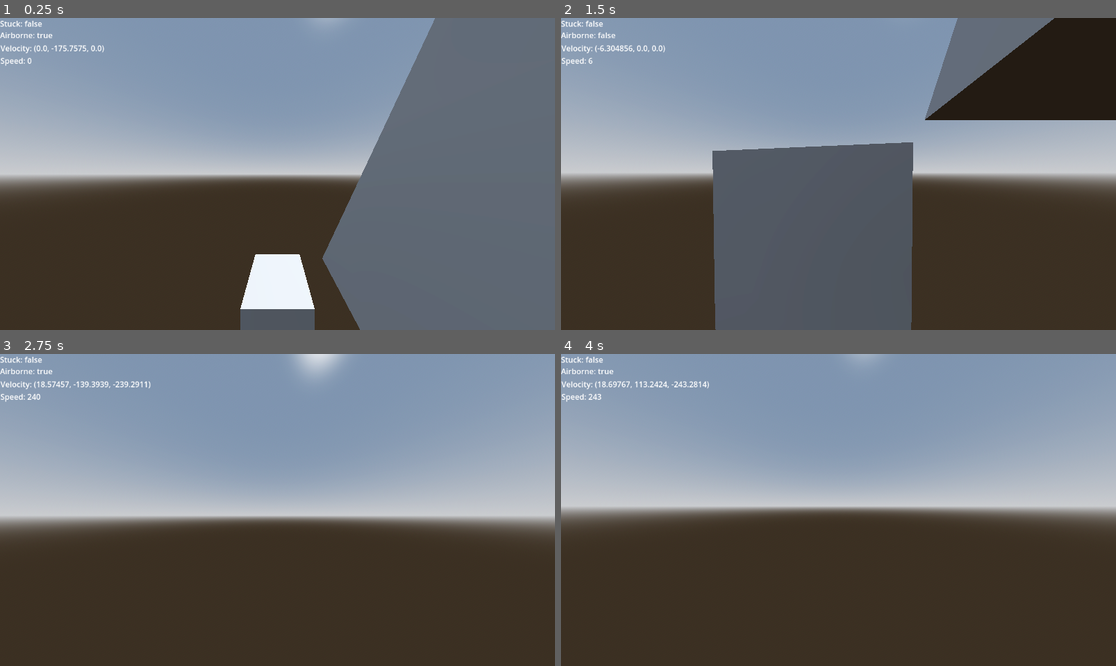
Above: before the commit, frames 1-4 (two rows, left to right).
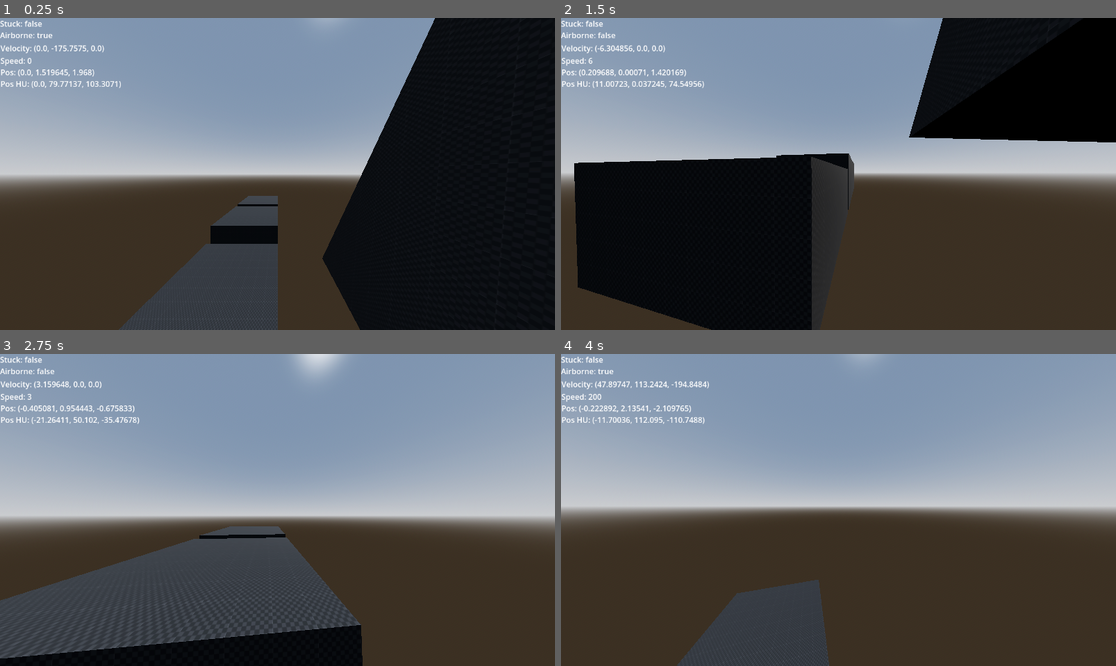
Above: after the commit, the same moments.

Repository: GibberishDev/GodSource
Game: Godot game, scene res://debug_scene_delete_later.tscn
Same seed, same stepped clock (60 frames per second), same inputs: the game is played once before the commit and once after it. This scene is started directly instead of the project's main scene.
Inputs (mouse positions are in pixels of both pictures, inside the frame that each line leads up to):
- Up to frame 1 (0.25 s): no input
- Up to frame 2 (1.5 s): tap Enter at 0.5 s; move the mouse to (866, 174) at 0.52 s; hold Ctrl (crouch) 0.53-1.28 s; hold W (forward) from 0.53 s (still down); click (866, 174) at 0.67 s; tap Space (jump) at 0.77, 0.8, 1.07, 1.35 s; move the mouse to (810, 174) at 1.27 s
- Up to frame 3 (2.75 s): keep holding W (forward); tap Space (jump) at 1.52, 1.82, 2.3 s; tap Ctrl (crouch) at 1.55 s; move the mouse to (288, 503) at 2.02 s; hold Ctrl (crouch) from 2.03 s (still down)
- Up to frame 4 (4 s): keep holding W (forward); move the mouse to (832, 516) at 2.77 s; release Ctrl (crouch) at 2.78 s; tap T at 2.85 s; click (832, 516) at 2.92 s; tap Space (jump) at 3.02, 3.32, 3.77, 3.8 s; tap Ctrl (crouch) at 3.05 s; move the mouse to (877, 513) at 3.52 s; tap Y at 3.6 s

The runs differ from the first frame. In frame 1, 42% of the frame differs, in the area x 0-100%, y 0-100%; in frame 2, 46%; in frame 3, 22%; in frame 4, 5.6%.

Commit message:
Temporarely add Kenney dev textures Fix Bugged behavior of step_up and _down logic Refactor part of  player movement code Edit debug map

Diff:
--- a/debug_scene_delete_later.tscn
+++ b/debug_scene_delete_later.tscn
@@ -1,6 +1,8 @@
-[gd_scene load_steps=10 format=3 uid="uid://cag0ewqn75o7y"]
+[gd_scene load_steps=16 format=3 uid="uid://cag0ewqn75o7y"]
 
 [ext_resource type="PackedScene" uid="uid://cjcvs4n5ja40x" path="res://lib/classes/gs_player.tscn" id="1_0qie4"]
+[ext_resource type="Material" uid="uid://baq6ydbvtsxfl" path="res://src/tests/black_checkerbaord_material.tres" id="2_gbv3d"]
+[ext_resource type="PackedScene" uid="uid://bi86818wi0ajw" path="res://untracked/test_map.blend" id="2_nwtsw"]
 
 [sub_resource type="ProceduralSkyMaterial" id="ProceduralSkyMaterial_0qie4"]
 sky_horizon_color = Color(0.662243, 0.671743, 0.686743, 1)
@@ -18,8 +20,22 @@
 [sub_resource type="WorldBoundaryShape3D" id="WorldBoundaryShape3D_0qie4"]
 
 [sub_resource type="BoxShape3D" id="BoxShape3D_0qie4"]
+size = Vector3(1.905, 0.953, 1.905)
 
 [sub_resource type="BoxMesh" id="BoxMesh_nwtsw"]
+size = Vector3(1.905, 0.953, 1.905)
+
+[sub_resource type="BoxShape3D" id="BoxShape3D_gbv3d"]
+size = Vector3(1.905, 1.334, 1.905)
+
+[sub_resource type="BoxMesh" id="BoxMesh_c1pod"]
+size = Vector3(1.905, 1.334, 1.905)
+
+[sub_resource type="BoxShape3D" id="BoxShape3D_c1pod"]
+size = Vector3(1.905, 1.372, 1.905)
+
+[sub_resource type="BoxMesh" id="BoxMesh_e4n7c"]
+size = Vector3(1.905, 1.372, 1.905)
 
 [sub_resource type="GDScript" id="GDScript_0qie4"]
 script/source = "extends Control
@@ -33,6 +49,8 @@
 	get_node(\"is_airborne\").text = \"Airborne: \" + str(player.is_airborne)
 	get_node(\"velocity\").text = \"Velocity: \" + str(player.velocity * 100 / 1.905)
 	get_node(\"speed\").text = \"Speed: \" + str(int(Vector2(player.velocity.x, player.velocity.z).length() * 100 / 1.905))
+	get_node(\"position\").text = \"Pos: \" + str(player.global_position)
+	get_node(\"positionHU\").text = \"Pos HU: \" + str(player.global_position * 100 / 1.905)
 
 "
 
@@ -69,14 +87,37 @@
 shape = SubResource("WorldBoundaryShape3D_0qie4")
 
 [node name="box" type="StaticBody3D" parent="."]
-transform = Transform3D(1, 0, 0, 0, 1, 0, 0, 0, 1, 0, 0.5, 0)
+transform = Transform3D(1, 0, 0, 0, 1, 0, 0, 0, 1, -0.95000035, 0.477, 0)
 metadata/_edit_group_ = true
 
 [node name="CollisionShape3D" type="CollisionShape3D" parent="box"]
 shape = SubResource("BoxShape3D_0qie4")
 
 [node name="MeshInstance3D" type="MeshInstance3D" parent="box"]
+material_override = ExtResource("2_gbv3d")
 mesh = SubResource("BoxMesh_nwtsw")
+
+[node name="box2" type="StaticBody3D" parent="."]
+transform = Transform3D(1, 0, 0, 0, 1, 0, 0, 0, 1, -0.95, 0.667, -2.096)
+metadata/_edit_group_ = true
+
+[node name="CollisionShape3D" type="CollisionShape3D" parent="box2"]
+shape = SubResource("BoxShape3D_gbv3d")
+
+[node name="MeshInstance3D" type="MeshInstance3D" parent="box2"]
+material_override = ExtResource("2_gbv3d")
+mesh = SubResource("BoxMesh_c1pod")
+
+[node name="box3" type="StaticBody3D" parent="."]
+transform = Transform3D(1, 0, 0, 0, 1, 0, 0, 0, 1, -0.95, 0.686, -4.192)
+metadata/_edit_group_ = true
+
+[node name="CollisionShape3D" type="CollisionShape3D" parent="box3"]
+shape = SubResource("BoxShape3D_c1pod")
+
+[node name="MeshInstance3D" type="MeshInstance3D" parent="box3"]
+material_override = ExtResource("2_gbv3d")
+mesh = SubResource("BoxMesh_e4n7c")
 
 [node name="debug_hud" type="Control" parent="."]
 layout_mode = 3
@@ -116,10 +157,27 @@
 offset_bottom = 100.0
 text = "player is crouched: "
 
+[node name="position" type="Label" parent="debug_hud"]
+layout_mode = 0
+offset_left = 1.0
+offset_top = 101.0
+offset_right = 151.0
+offset_bottom = 124.0
+text = "pos:"
+
+[node name="positionHU" type="Label" parent="debug_hud"]
+layout_mode = 0
+offset_left = 1.0
+offset_top = 125.0
+offset_right = 151.0
+offset_bottom = 148.0
+text = "pos HU: "
+
 [node name="Path3D" type="Path3D" parent="."]
 curve = SubResource("Curve3D_0qie4")
 
 [node name="CSGPolygon3D" type="CSGPolygon3D" parent="."]
+material_override = ExtResource("2_gbv3d")
 use_collision = true
 collision_mask = 2
 polygon = PackedVector2Array(0, 0, 3, 0, 1.5, 3)
@@ -137,7 +195,19 @@
 
 [node name="stair" type="CSGPolygon3D" parent="."]
 transform = Transform3D(1, 0, 0, 0, 1, 0, 0, 0, 1, 0, 0, 8.772794)
+material_override = ExtResource("2_gbv3d")
 use_collision = true
 collision_mask = 2
-polygon = PackedVector2Array(0, 0, 0, 0.2, 0.2, 0.2, 0.2, 0.4, 0.4, 0.4, 0.4, 0.6, 0.6, 0.6, 0.6, 0.8, 0.8, 0.8, 0.8, 1, 1, 1, 1, 0)
+polygon = PackedVector2Array(0, 0, 0, 0.343, 0.572, 0.343, 0.572, 0.686, 1.144, 0.686, 1.144, 1.029, 1.716, 1.029, 1.716, 1.372, 2.288, 1.372, 2.288, 1.715, 2.86, 1.715, 2.86, 0)
 depth = 2.95
+
+[node name="stair2" type="CSGPolygon3D" parent="."]
+transform = Transform3D(0.778085, 0, -0.62815905, 0, 1, 0, 0.62815905, 0, 0.778085, 0, 0, 14.513131)
+material_override = ExtResource("2_gbv3d")
+use_collision = true
+collision_mask = 2
+polygon = PackedVector2Array(0, 0, 0, 0.343, 0.572, 0.343, 0.572, 0.686, 1.144, 0.686, 1.144, 1.029, 1.716, 1.029, 1.716, 1.372, 2.288, 1.372, 2.288, 1.715, 2.86, 1.715, 2.86, 0)
+depth = 2.95
+
+[node name="test_map" parent="." instance=ExtResource("2_nwtsw")]
+transform = Transform3D(1, 0, 0, 0, 1, 0, 0, 0, 1, -33.976, 0, 7.927)
--- a/lib/classes/gs_player.gd
+++ b/lib/classes/gs_player.gd
@@ -1,13 +1,13 @@
 class_name GodsourcePlayerMovement3D
 extends CharacterBody3D
 
-## Class description TBD
+## This is a dedicated Godsource player movement script. This script implements a bunch of movement techniques present in Source engine. Most of them stem from bugged behaviour or coding oversights that are brought all the way from original quake and doom engines
 
 #region variables
 
 #region server defined variables #TODO: move to server script later
-## Maximum walking speed base value. 300 hu/s is team fortres 2 default
-var maximum_walking_speed_base : float = 300 * 1.905 / 100
+## Maximum walking speed base value. 320 hu/s is team fortres 2 default
+var maximum_walking_speed_base : float = 320 * 1.905 / 100
 ## Amount of velocity enitity can have. Any more is capped to this value
 var maximum_velocity_cap : float = 3500 * 1.905 / 100 #TODO: move maximum velocity to server settings
 ## Global multiplier of surface friction used in [method GodsourcePlayerMovement3D.apply_friction] method
@@ -206,7 +206,7 @@
 			apply_friction(delta)
 		#step 8: accelerate
 		accelerate(delta)
-		if is_on_floor():
+		if is_on_floor() and (velocity * Vector3(1,0,1)).length() > max_ground_speed*1.1:
 			clip_velocity(get_floor_normal())
 		elif is_on_wall_only():
 			clip_velocity(get_wall_normal())
@@ -370,7 +370,7 @@
 #---
 # Writing this in full cause im going insane...
 # Character crouching is way more complex in source engine as it actually takes time for character to crouch or uncrouch
-# If player wishes to crouch there are sseveral checks done.
+# If player wishes to crouch there are several checks done.
 #	Check for state from last frame: if player changed their mind since last frame
 #	Check if player wishes to crouch or uncrouch
 #	Check if player is fully crouched already or is in process of uncrouching or uncrouching
@@ -430,7 +430,6 @@
 	is_uncrouching_animation = false
 	is_crouched = true
 
-
 func uncrouch() -> void:
 	queue_uncrouch = false
 	crouch_timer.stop()
@@ -458,7 +457,6 @@
 	uncrouch_timer.start()
 	$CameraAnchor.save_start_smoothing_position()
 	$CameraAnchor.position.y = 68 * 1.905 / 100
-
 
 func try_uncrouch() -> void:
 	var check_offset : float = (standart_hull_size.y - (standart_hull_size.y - crouch_hull_size.y)) / 2.0
@@ -474,6 +472,7 @@
 		crouch_check_collider.force_shapecast_update()
 		if !crouch_check_collider.is_colliding():
 			uncrouch()
+
 #endregion
 
 #region jumping
@@ -569,7 +568,6 @@
 	var adjust: float = velocity.dot(surface_normal)
 	if adjust < 0.0:
 		velocity -= surface_normal * adjust
-
 
 func air_move(delta: float) -> void:
 	var wish_vel : Vector3 = Vector3(wish_direction.x, 0, wish_direction.y).normalized().rotated(Vector3.UP, get_view_rotations().y)
@@ -673,13 +671,14 @@
 # and turns our sidden elevation changes and movement shooters do not mix well. use ramps instead where possible
 # But without step up and down logic player will stub their toes on the smallest edges possible and get stopped. No bueno
 
-## [b][u]PURPOSE[/u][/b]:[br] Method executed in [method _ready]. Sets up transforms of step up raycast and stepdown shapecast
+## [b][u]PURPOSE[/u][/b]:
+## [br] Method executed in [method _ready]. Sets up transforms of step up raycast and stepdown shapecast
 func setup_casts_step_check() -> void:
 	# making step down ShapeCast3D same size as player hull and height of max step up length
 	$step_down_shape_cast.shape.size = Vector3(standart_hull_size.x, max_step_up + 0.1, standart_hull_size.z)
 
 	# positioning step down ShapeCast3D at the bottom of player hull
-	$step_down_shape_cast.position = Vector3(0, (max_step_up + 0.1)/ -2, 0)
+	$step_down_shape_cast.position = Vector3(0, (max_step_up + 0.1)/ -2 - 0.01, 0)
 
 	# making step up RayCast3d length be max step up length
 	$step_up_ray_cast.target_position.y = -(max_step_up + 0.1)
@@ -690,44 +689,41 @@
 	# testing if surface angle is more than max walkable surface angle
 	return surface_normal.angle_to(Vector3.UP) > floor_max_angle
 
-
-## [b][u]PURPOSE[/u][/b]:[br] Perfoms a test motion of [CharacterBody3D] with [method PhysicsServer3D.body_test_motion][br]
-## [b][u]ARGS[/u][/b]:[br] from - [Transform3D] - original body transform[br] motion - [Vector3] - test motion destination[br] result - [PhysicsTestMotionResult3D] - [color=gold]NULLABLE[/color] - Describes the motion and collision result[br]
-## [b][u]RETURN[/u][/b]:[br] [bool] - returns if motion was successful
+## [b][u]PURPOSE[/u][/b]:
+## [br] Perfoms a test motion of [CharacterBody3D] with [method PhysicsServer3D.body_test_motion][br]
+## [b][u]ARGS[/u][/b]:
+## [br] from - original body transform
+## [br] motion - test motion destination
+## [br] result - [color=gold]NULLABLE[/color] - Describes the motion and collision result. If result is provided you can use it to get details about the collision test. See [PhysicsTestMotionResult3D][br]
+## [b][u]RETURN[/u][/b]: [br]returns if motion was successful
 func test_motion(from: Transform3D, motion: Vector3, result: PhysicsTestMotionResult3D = null) -> bool:
-	# if result is null instance new one
-	if !result:
-		result = PhysicsTestMotionResult3D.new()
-
-	# instance new physcs motion parameters
+	# if result is null, instance new one
+	if !result: result = PhysicsTestMotionResult3D.new()
+	# instance new physics motion parameters
 	var parameters: PhysicsTestMotionParameters3D = PhysicsTestMotionParameters3D.new()
-
-	# define motion in prams
+	# define motion in parameters
 	parameters.from = from
 	parameters.motion = motion
-
-	# test motion
+	# test and return motion
 	return PhysicsServer3D.body_test_motion(get_rid(), parameters , result)
 
-## [b][u]PURPOSE[/u][/b]:[br] Snaps player to ground upon walking off ledges shorter than max step up length
+## [b][u]PURPOSE[/u][/b]:
+## [br] Snaps player to ground upon walking off ledges shorter than max step up length to avoid slipping off stairs or setting player airborne for no reason
 func step_down_check() -> void:
 	# reset state of stepping down
 	var stepped_down: bool = false
 	# determine if player was on floor in last frame or current frame
 	var was_on_floor_last_frame: bool = (Engine.get_physics_frames() - last_floored_frame <= 2)
-	# see if ground below is close enough and wlkable to be stepped down
+	# see if ground below is close enough
 	var is_ground_below: bool = ($step_down_shape_cast.is_colliding())
-
 	# if airborne and was grounded last frame and intending to jump: true -> step down , false -> update last frame grounded
-	if is_airborne and (stepped_down or was_on_floor_last_frame) and !wish_jump and velocity.y < 0:
+	if is_airborne and (stepped_down or was_on_floor_last_frame) and !wish_jump and velocity.y <= 0:
 		# create new physics server test object
 		var motion_test_result: PhysicsTestMotionResult3D = PhysicsTestMotionResult3D.new()
-
 		# ask physics server testmotion if player can conplete step down movement and if there is ground to step down to
-		if test_motion(global_transform, Vector3(0, -max_step_up, 0), motion_test_result) and is_ground_below:
+		if test_motion(global_transform, Vector3(0, -max_step_up - 0.01, 0), motion_test_result) and is_ground_below:
 			# call camera smoothing method from [PlayerCameraComponent]
 			$CameraAnchor.save_start_smoothing_position()
-
 			# get travel distance from motion test
 			var translate_y: float = motion_test_result.get_travel().y
 			# tp player down
@@ -736,65 +732,50 @@
 			apply_floor_snap()
 			# stepdown success
 			stepped_down = true
-
 	# Update if player was snapped to ground with state of the method
 	snapped_to_stairs_last_frame = stepped_down
 
-## [b][u]PURPOSE[/u][/b]:[br] Moves player up if ledge height within step up length margin.[br][b][color=gold]!!IMPORTANT!! THIS METHOD MOVES PLAYER!
-## EXECUTING [method CharacterBody3D.move_and_slide] WILL RESULT IN ERRONIOS DOUBLE MOVEMENT![/color][br]
-## [b][u]ARGS[/u][/b]:[br] delta - [float] - delta time of last physics frame[br] new_velocity - [Vector3] - currently modifiable parent [CharacterBody3D] velocity[br]
-## [b][u]RETURN[/u][/b]:[br] [bool] - returns if step up was successful. Use this return to prevent double movent with [method CharacterBody3D.move_and_slide]
+## [b][u]PURPOSE[/u][/b]:
+## [br] Moves player up if ledge height less than [member max_step_up].
+## [br][b][color=gold]!!IMPORTANT!! THIS METHOD MOVES PLAYER! EXECUTING [method CharacterBody3D.move_and_slide] WILL RESULT IN ERRONIOUS DOUBLING OF MOVEMENT![/color][br]
+## [b][u]ARGS[/u][/b]:
+## [br] delta - delta time of last physics frame
+## [b][u]RETURN[/u][/b]:
+## [br] returns if step up was successful. Use this return to prevent double movent with [method CharacterBody3D.move_and_slide]
 func step_up_check(delta: float) -> bool:
-	# If player is not grounded and wasnt snapped to floor: cancell
-	if !is_on_floor() and !snapped_to_stairs_last_frame:
-		return false
-	# If moving up or not moving horizontally: cancell
-	if velocity.y > 0 or (velocity * Vector3(1, 0, 1)).length() == 0:
-		return false
-
+	# If player is not grounded and wasnt snapped to floor: return false
+	if !is_on_floor() and !snapped_to_stairs_last_frame: return false
+	# If moving up or not moving horizontally: return false
+	if velocity.y > 0 or (velocity * Vector3(1, 0, 1)).length() == 0: return false
 	# Project next motion using delta and current velocity
-	var expected_motion: Vector3 = velocity * Vector3(1 ,0 ,1) * delta
+	var expected_motion: Vector3 = velocity * Vector3(1, 0, 1) * delta
 	# Predict next motion with step up in mind
 	var step_pos_with_clearance: Transform3D = global_transform.translated(expected_motion + Vector3(0, max_step_up * 2, 0))
-	# New physics collision check instance
+	# Create new physics collision check result instance
 	var down_check_result: KinematicCollision3D = KinematicCollision3D.new()
-
-	# Test if player can fit in desegnated place and ground is either StaticBody3D or god forbid CSGShape3D. I guess rn you couldnt step up other players...
-	if (test_move(step_pos_with_clearance, Vector3(0, -max_step_up * 2 ,0), down_check_result)):# and (down_check_result.get_collider().is_class("StaticBody3D") or down_check_result.get_collider().is_class("CSGShape3D"))):
+	# Test if player can fit in desegnated place
+	if test_move(step_pos_with_clearance, Vector3(0, -max_step_up * 2 ,0), down_check_result):
 		# Determine travel distance
-		var step_height: float = ((step_pos_with_clearance.origin + down_check_result.get_travel()) - global_position).y
-
-		# If travel distance is invalid: cancell
-		if step_height > max_step_up or step_height <= 0.01 or (down_check_result.get_position() - global_position).y > max_step_up:
-			return false
-
+		var step_height: float = ((step_pos_with_clearance.origin + down_check_result.get_travel()) - global_position).y - 0.001
+		# If travel distance is invalid: return false
+		if step_height > max_step_up or (down_check_result.get_position() - global_position).y > max_step_up: return false
 		# Move raycast to the predicted motion destination
-		$step_up_ray_cast.global_position = down_check_result.get_position() + Vector3(0, max_step_up, 0) + expected_motion.normalized() * 0.1
-
-		# Update raycast
+		$step_up_ray_cast.global_position = down_check_result.get_position() + Vector3(0, max_step_up, 0)
+		# Force raycast update
 		$step_up_ray_cast.force_raycast_update()
 		# Check if step up spot is valid
 		if $step_up_ray_cast.is_colliding() and not is_wall_too_steep($step_up_ray_cast.get_collision_normal()):
-			# Call camera smoothing method from [PlayerCameraComponent]
+			# Call camera smoothing method from CamearAnchor node
 			$CameraAnchor.save_start_smoothing_position()
-
 			# Move player up the ledge
 			global_position = step_pos_with_clearance.origin + down_check_result.get_travel()
-
 			# Align with the floor
 			apply_floor_snap()
-
-			# Update state
+			# Update snapped_to_stairs_last_frame state to be considered grounded for next frame calculations
 			snapped_to_stairs_last_frame = true
-
-			# On success send true which will cancell out move_and_slide
+			# On success send true which will cancel out move_and_slide
 			return true
-
 	# In case of fail just pass the method
 	return false
-#endregion
-
-#region step up/down logic. Honestly some sort of black magic with testing motion before doing it...
-
-
-#endregion
+
+#endregion
--- a/lib/classes/gs_player.tscn
+++ b/lib/classes/gs_player.tscn
@@ -19,6 +19,30 @@
 floor_block_on_wall = false
 script = ExtResource("1_k5xr0")
 
+[node name="collision_hull" type="CollisionShape3D" parent="."]
+transform = Transform3D(1, 0, 0, 0, 1, 0, 0, 0, 1, 0, 0.79, 0)
+shape = SubResource("BoxShape3D_xdf4h")
+
+[node name="CameraAnchor" parent="." instance=ExtResource("2_ga4fc")]
+transform = Transform3D(1, 0, 0, 0, 1, 0, 0, 0, 1, 0, 1.295, 0)
+
+[node name="stuck_check_collider" type="ShapeCast3D" parent="."]
+transform = Transform3D(1, 0, 0, 0, 1, 0, 0, 0, 1, 0, 0.791, 0)
+shape = SubResource("BoxShape3D_xdf4h")
+target_position = Vector3(0, 0, 0)
+
+[node name="uncrocuh_check_collider" type="ShapeCast3D" parent="."]
+shape = SubResource("BoxShape3D_k5xr0")
+target_position = Vector3(0, 0, 0)
+
+[node name="step_down_shape_cast" type="ShapeCast3D" parent="."]
+transform = Transform3D(1, 0, 0, 0, 1, 0, 0, 0, 1, 0, -0.343, 0)
+shape = SubResource("BoxShape3D_ga4fc")
+target_position = Vector3(0, 0, 0)
+debug_shape_custom_color = Color(0.6117647, 1, 0, 1)
+
+[node name="step_up_ray_cast" type="RayCast3D" parent="."]
+
 [node name="crouch_timer" type="Timer" parent="."]
 process_callback = 0
 wait_time = 0.15
@@ -31,29 +55,5 @@
 
 [node name="player_input" type="Node" parent="."]
 
-[node name="collision_hull" type="CollisionShape3D" parent="."]
-transform = Transform3D(1, 0, 0, 0, 1, 0, 0, 0, 1, 0, 0.79, 0)
-shape = SubResource("BoxShape3D_xdf4h")
-
-[node name="stuck_check_collider" type="ShapeCast3D" parent="."]
-transform = Transform3D(1, 0, 0, 0, 1, 0, 0, 0, 1, 0, 0.791, 0)
-shape = SubResource("BoxShape3D_xdf4h")
-target_position = Vector3(0, 0, 0)
-
-[node name="uncrocuh_check_collider" type="ShapeCast3D" parent="."]
-shape = SubResource("BoxShape3D_k5xr0")
-target_position = Vector3(0, 0, 0)
-
-[node name="CameraAnchor" parent="." instance=ExtResource("2_ga4fc")]
-transform = Transform3D(1, 0, 0, 0, 1, 0, 0, 0, 1, 0, 1.295, 0)
-
-[node name="step_down_shape_cast" type="ShapeCast3D" parent="."]
-transform = Transform3D(1, 0, 0, 0, 1, 0, 0, 0, 1, 0, -0.343, 0)
-shape = SubResource("BoxShape3D_ga4fc")
-target_position = Vector3(0, 0, 0)
-debug_shape_custom_color = Color(0.6117647, 1, 0, 1)
-
-[node name="step_up_ray_cast" type="RayCast3D" parent="."]
-
 [connection signal="timeout" from="crouch_timer" to="." method="crouch"]
 [connection signal="timeout" from="uncrouch_timer" to="." method="uncrouch"]
--- /dev/null
+++ b/src/tests/black_checkerbaord_material.tres
@@ -0,0 +1,10 @@
+[gd_resource type="StandardMaterial3D" load_steps=2 format=3 uid="uid://baq6ydbvtsxfl"]
+
+[ext_resource type="Texture2D" uid="uid://20xgyye0nw8j" path="res://addons/kenney_prototype_textures/dark/texture_14.png" id="1_phigw"]
+
+[resource]
+albedo_texture = ExtResource("1_phigw")
+albedo_texture_force_srgb = true
+uv1_scale = Vector3(5.249, 5.249, 5.249)
+uv1_triplanar = true
+uv1_world_triplanar = true
Not shown, added: addons/kenney_prototype_textures/LICENSE.txt
Binary file added: addons/kenney_prototype_textures/dark/texture_01.png
Not shown, added: addons/kenney_prototype_textures/dark/texture_01.png.import
Binary file added: addons/kenney_prototype_textures/dark/texture_02.png
Not shown, added: addons/kenney_prototype_textures/dark/texture_02.png.import
Binary file added: addons/kenney_prototype_textures/dark/texture_03.png
Not shown, added: addons/kenney_prototype_textures/dark/texture_03.png.import
Binary file added: addons/kenney_prototype_textures/dark/texture_04.png
Not shown, added: addons/kenney_prototype_textures/dark/texture_04.png.import
Binary file added: addons/kenney_prototype_textures/dark/texture_05.png
Not shown, added: addons/kenney_prototype_textures/dark/texture_05.png.import
Binary file added: addons/kenney_prototype_textures/dark/texture_06.png
(and 147 more such lines)
